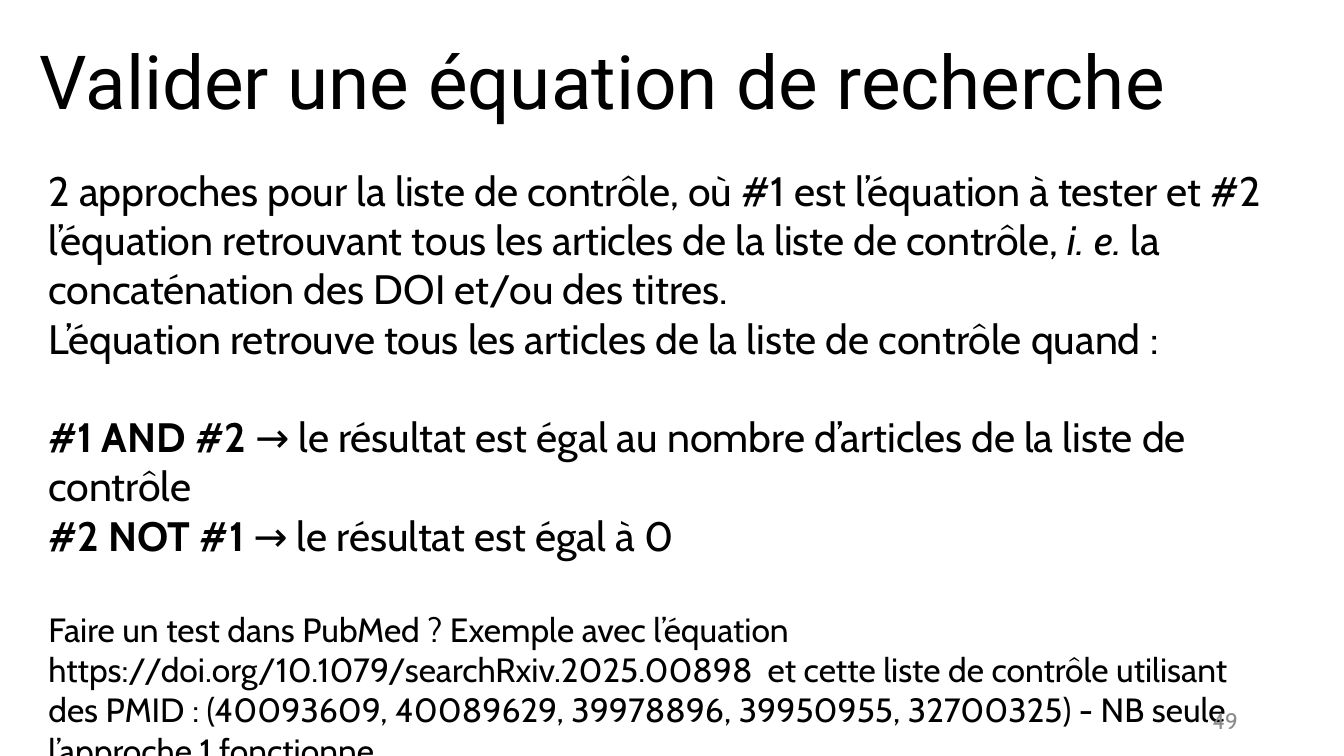
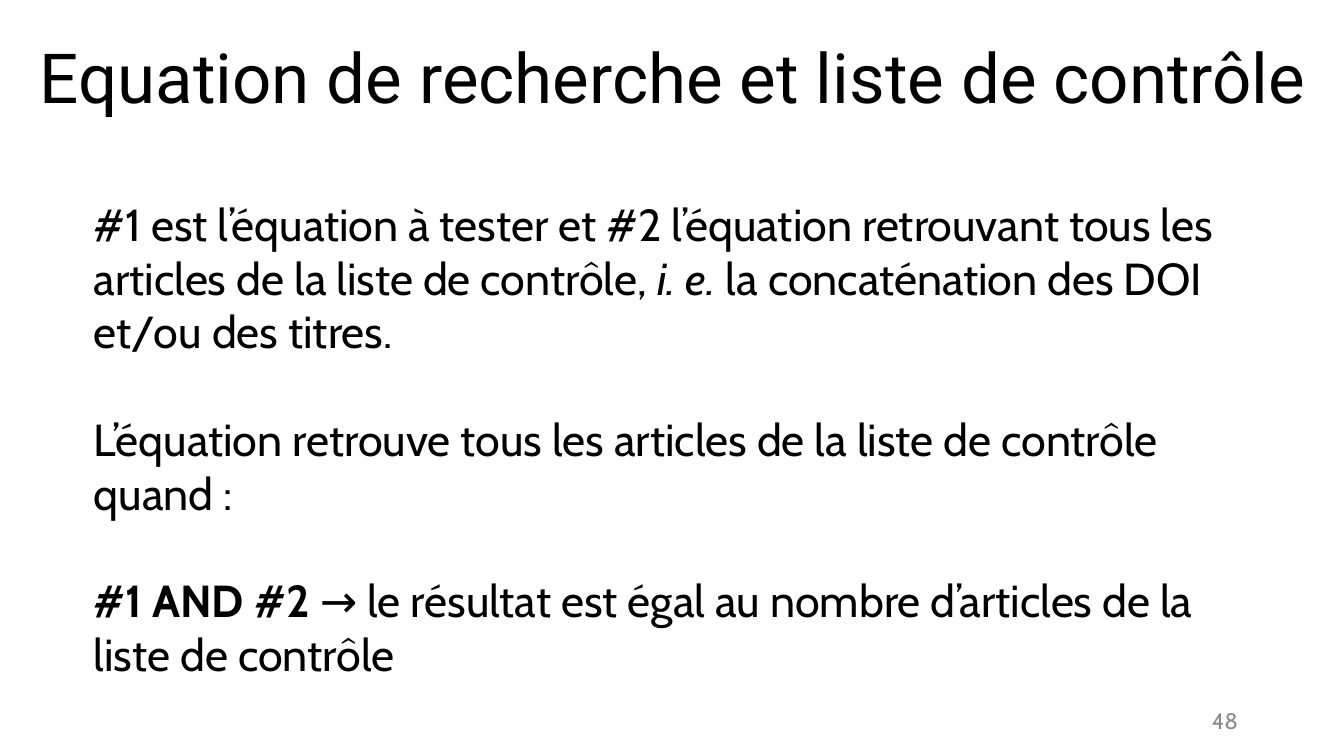
Before and after one commit to fflamerie/intro_revlit, a slide deck: slide 48 of docs/Intro_RevLit.odp (slide 49 before the commit). Drawn at 1344x756 pixels with LibreOffice and Linux fonts; fonts in the diff are those of the drawing. Boxes give left, top, right and bottom in pixels: in the first picture for what was removed or moved away, otherwise in the second. Text is boxed around its words. In the diff, an @@ line names an element or a change of style, - is before the commit and + after.

```diff
--- a/docs/Intro_RevLit.odp
+++ b/docs/Intro_RevLit.odp
@@ title at (40, 51, 1305, 117): text changed; size 40 to 37 pt @@
-Valider une équation de recherche
+Equation de recherche et liste de contrôle
@@ text "#1 est l’équation à tester ...": place and size @@
-text "#1 est l’équation à tester ..." at (48, 175, 1261, 729)
+text "#1 est l’équation à tester ..." at (94, 207, 1213, 672)
@@ text at (94, 207, 1213, 352): text changed; size 22 to 24 pt @@
-2 approches pour la liste de contrôle, où #1 est l’équation à tester et #2 l’équation retrouvant tous les articles de la liste de contrôle, i. e. la concaténation des DOI et/ou des titres.
+#1 est l’équation à tester et #2 l’équation retrouvant tous les articles de la liste de contrôle, i. e. la concaténation des DOI et/ou des titres.
@@ text at (94, 422, 1192, 672): size 22 to 24 pt in "L’équation retrouve tous les articles de la ...", "#1 AND #2 → le résultat est ..." @@
@@ text at (48, 520, 1227, 729): paragraphs removed @@
-#2 NOT #1 → le résultat est égal à 0
-Faire un test dans PubMed ? Exemple avec l’équation https://doi.org/10.1079/searchRxiv.2025.00898 et cette liste de contrôle utilisant des PMID : (40093609, 40089629, 39978896, 39950955, 32700325) - NB seule l’approche 1 fonctionne
@@ page number at (1212, 713, 1238, 729): text changed @@
-49
+48
```
Also in this commit, not shown: 7 other slides changed, 1 slide added, 1 slide removed, 10 other files.
